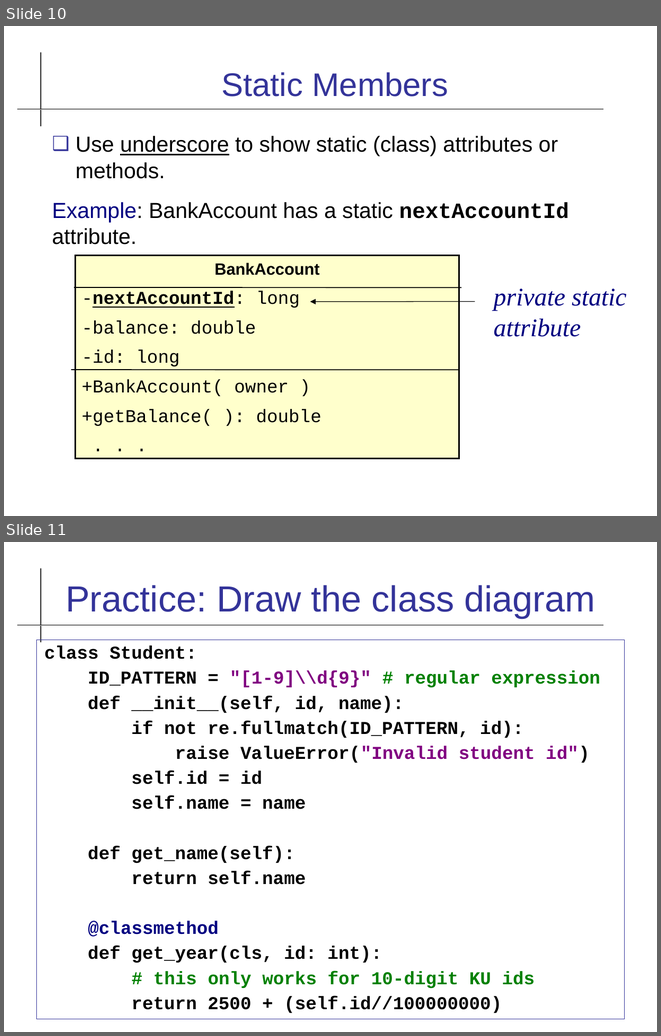
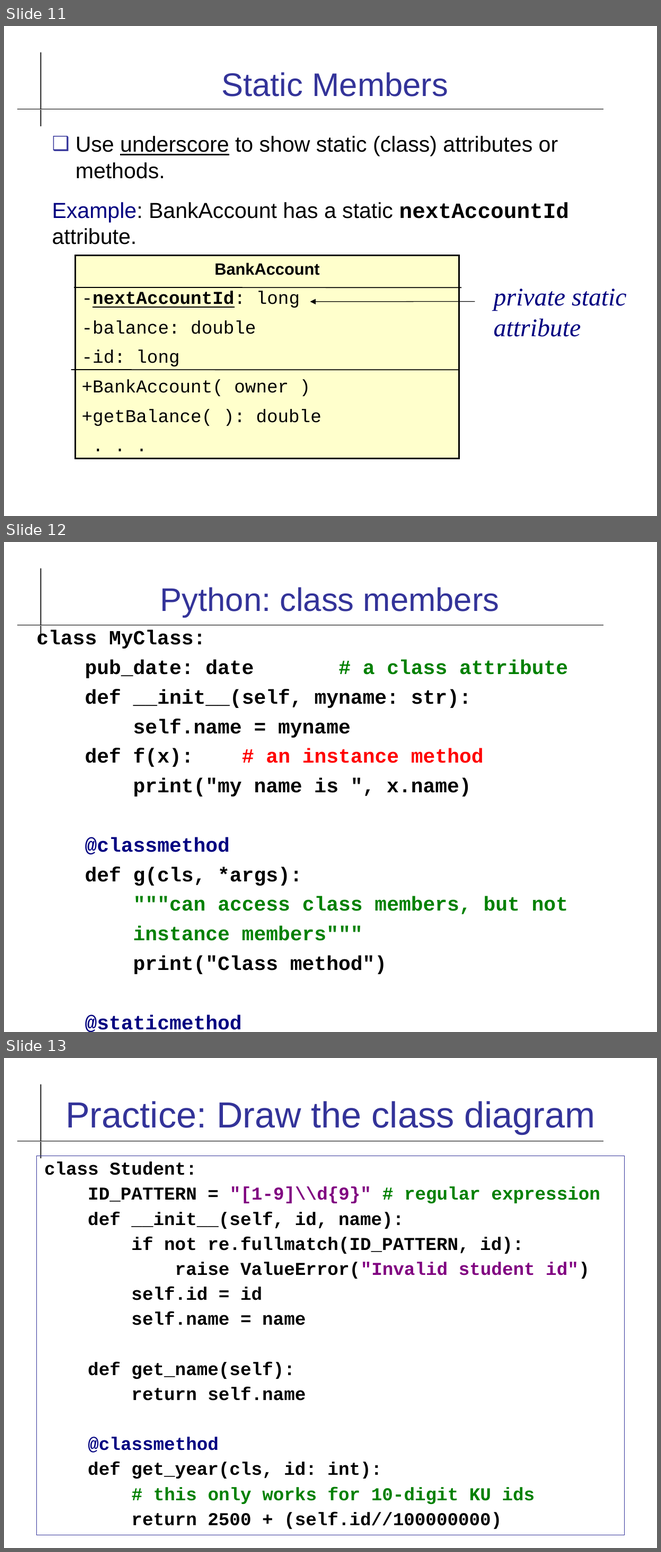
Before and after one commit to cpske/ISP, a slide deck: uml/UML-Class-Diagram.odp. Shown one above the other, each under a label of ours: slides 10 and 11 before the commit, slides 11, 12 and 13 after it. The pictures are 661x1036 and 661x1552 pixels, drawn with LibreOffice and Linux fonts; fonts in the diff are those of the drawing. Boxes give left, top, right and bottom in pixels: in the first picture for what was removed or moved away, otherwise in the second. Text is boxed around its words. In the diff, an @@ line names an element or a change of style, - is before the commit and + after.

Commit message:
fix missing attribute in uml exercise

```diff
--- a/uml/UML-Class-Diagram.odp
+++ b/uml/UML-Class-Diagram.odp
@@ slide 12 added at (4, 542, 657, 1032), background #FFFFFF; not listed: 2 template elements that a slide beside it also shows @@
@@ title added at (160, 587, 500, 617), 36 pt, text #333399 @@
+Python: class members
@@ text added at (36, 630, 568, 1032), 22.2 pt, text #000000, bold @@
+class MyClass:
+pub_date: date # a class attribute
+def __init__(self, myname: str):
+self.name = myname
+def f(x): # an instance method
+print("my name is ", x.name)
+@classmethod
+def g(cls, *args):
+"""can access class members, but not
+instance members"""
+print("Class method")
+@staticmethod
+def h(*args):
+print("a static method")
@@ what was slide 10 is now slide 11 @@
@@ what was slide 11 is now slide 13 @@
```
Also in this commit, not shown: 9 slides changed, 1 other slide added, 1 other file.
